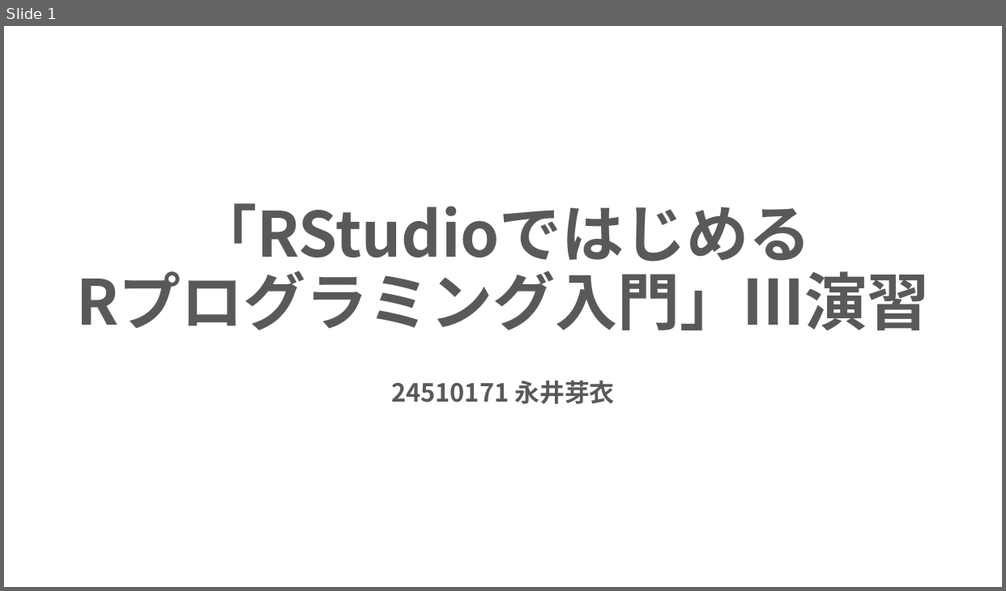
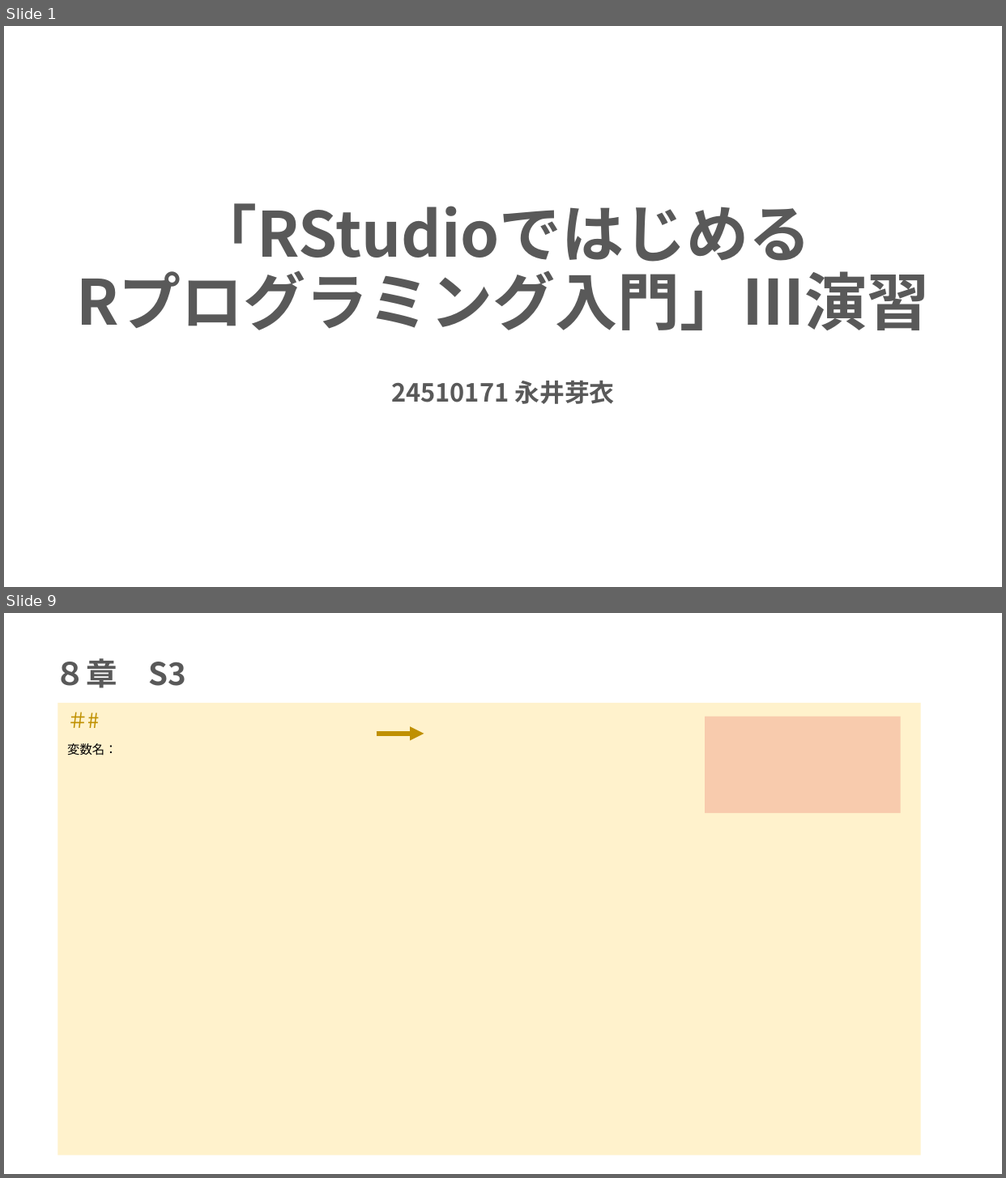
Before and after one commit to mei-517/r-practice-part3, a slide deck: 永井芽衣_Rpart3.pptx. Shown one above the other, each under a label of ours: slide 1 before the commit, slides 1 and 9 after it; the slides between them are not shown. The pictures are 1006x591 and 1006x1178 pixels, drawn with LibreOffice and Linux fonts; fonts in the diff are those of the drawing. Boxes give left, top, right and bottom in pixels: in the first picture for what was removed or moved away, otherwise in the second. Text is boxed around its words. In the diff, an @@ line names an element or a change of style, - is before the commit and + after.

```diff
--- a/永井芽衣_Rpart3.pptx
+++ b/永井芽衣_Rpart3.pptx
@@ slide 9 added at [4,613,1002,1174], background #FFFFFF @@
@@ title added at [55,658,186,688], 30 pt, text #595959, bold @@
+８章 S3
@@ rectangle added at [58,703,921,1156], fill #FFF2CC @@
@@ arrow added from (376, 734) to (424, 734), #BF9000 4.5 pt @@
@@ rectangle added at [705,717,901,813], fill #F8CBAD @@
@@ subtitle added at [67,743,117,756], 12 pt, text #000000 @@
+＃#
+変数名：
```
Also in this commit, not shown: 4 slides changed, 13 other slides added, 1 other file.
